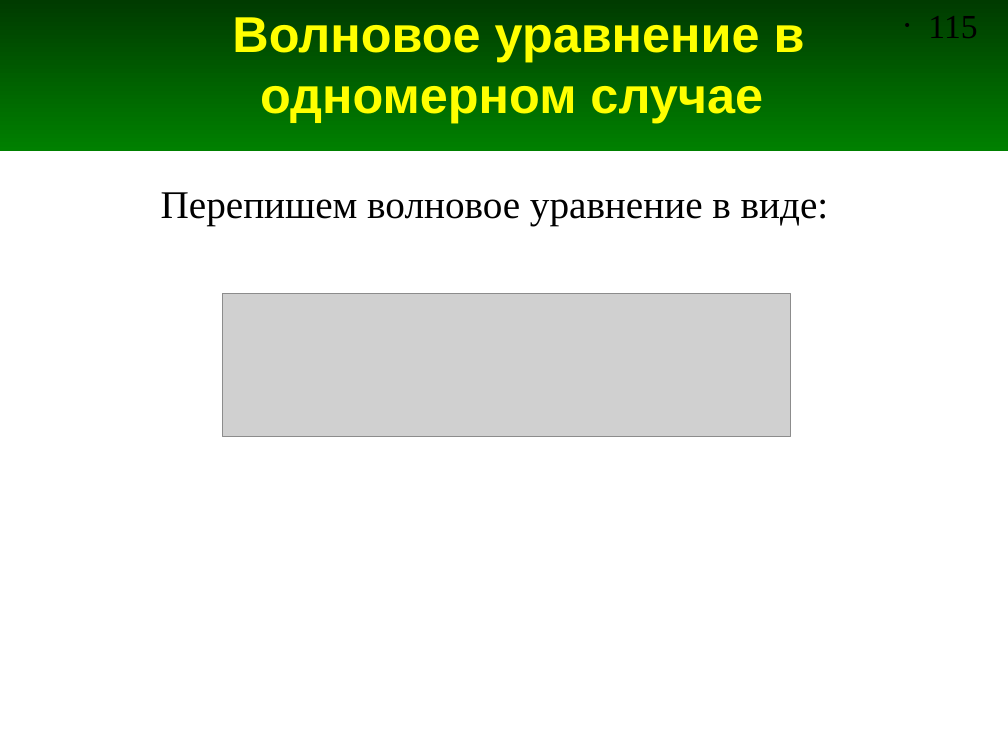
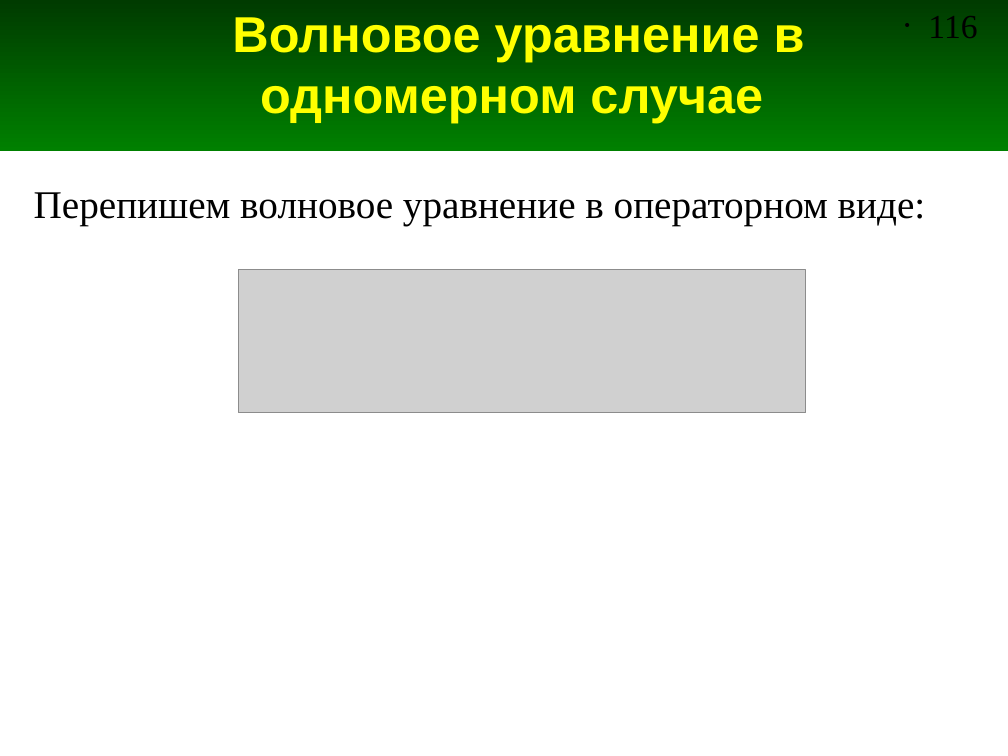
Before and after one commit to andris0147sv/modelling, a slide deck: slide 116 of presentations/2. FDTD.odp (slide 115 before the commit). Drawn at 1008x756 pixels with LibreOffice and Linux fonts; fonts in the diff are those of the drawing; grey boxes stand for pictures. Boxes give left, top, right and bottom in pixels: in the first picture for what was removed or moved away, otherwise in the second. Text is boxed around its words. In the diff, an @@ line names an element or a change of style, - is before the commit and + after.

```diff
--- a/presentations/2. FDTD.odp
+++ b/presentations/2. FDTD.odp
@@ page number at [928, 16, 977, 38]: text changed @@
-• 115
+• 116
@@ text at [34, 192, 926, 226]: text changed @@
-Перепишем волновое уравнение в виде:
+Перепишем волновое уравнение в операторном виде:
@@ picture: place and size @@
-picture at [222, 293, 789, 436]
+picture at [238, 270, 805, 413]
```
Also in this commit, not shown: 8 other slides changed, 4 slides added, 3 slides removed, 8 other files.
